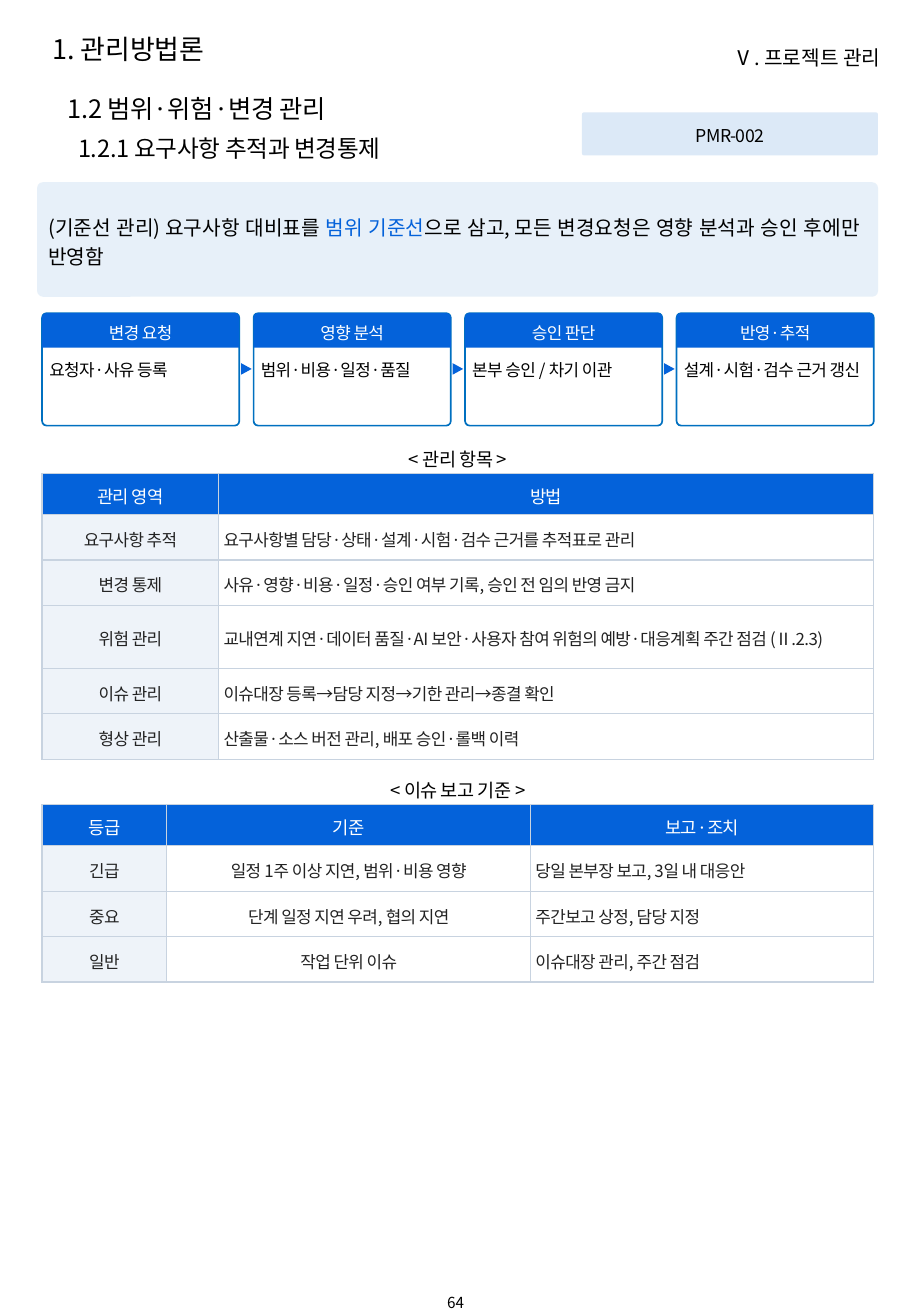
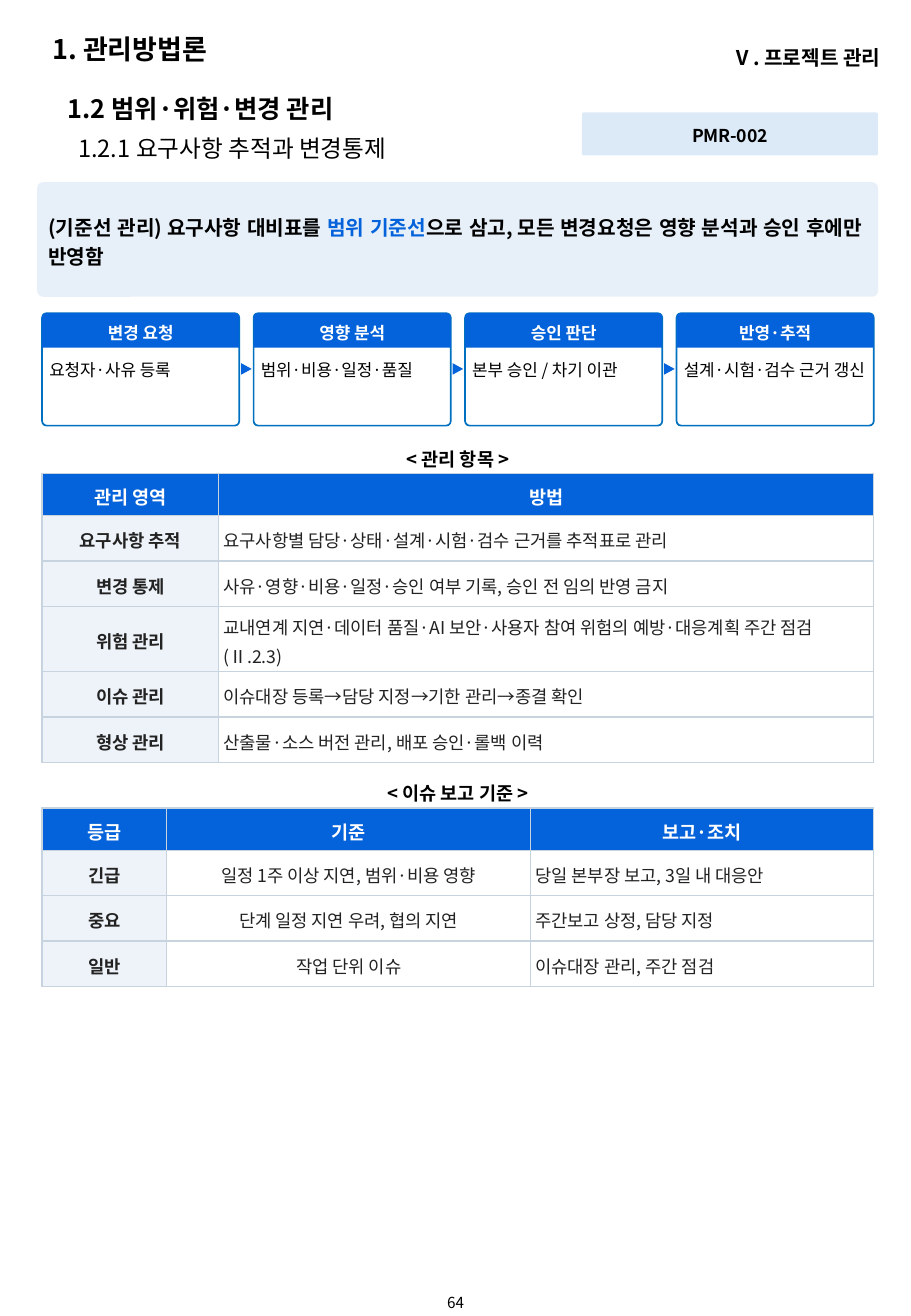
Before and after one commit to hwangsteeve-tech/hbjw, a slide deck: slide 64 of proposals/2026-10_pnu-ai-platform/pnu_proposal.pptx. Drawn at 911x1316 pixels with LibreOffice and Linux fonts; fonts in the diff are those of the drawing; background and template pictures are left out. Boxes give left, top, right and bottom in pixels: in the first picture for what was removed or moved away, otherwise in the second. Text is boxed around its words. In the diff, an @@ line names an element or a change of style, - is before the commit and + after.

```diff
--- a/proposals/2026-10_pnu-ai-platform/pnu_proposal.pptx
+++ b/proposals/2026-10_pnu-ai-platform/pnu_proposal.pptx
@@ text "1.2 범위·위험·변경 관리" at (x1=68, y1=96, x2=334, y2=121): letter spacing -0.2 to 0 pt, bold on @@
@@ text "1.2.1 요구사항 추적과 변경통제" at (x1=78, y1=137, x2=386, y2=159): letter spacing -0.2 to 0 pt @@
@@ bold on in 3 elements at (x1=52, y1=36, x2=207, y2=62), (x1=733, y1=48, x2=880, y2=67), (x1=38, y1=182, x2=878, y2=296) @@
@@ letter spacing -0.3 to 0 pt in 4 elements at (x1=49, y1=362, x2=171, y2=378), (x1=261, y1=362, x2=413, y2=378), (x1=472, y1=362, x2=618, y2=378), (x1=684, y1=362, x2=865, y2=378) @@
@@ table at (x1=43, y1=474, x2=873, y2=763) @@
@@ size 10.5 to 11 pt in "관리 영역", "방법" @@
@@ letter spacing -0.3 to 0 pt, size 10 to 10.5 pt @@
@@ bold on in "관리 영역", "방법", "요구사항 추적", "변경 통제" and 3 more places @@
@@ letter spacing -0.3 to 0 pt, bold on in 7 elements at (x1=582, y1=113, x2=878, y2=155), (x1=43, y1=313, x2=239, y2=347), (x1=254, y1=313, x2=451, y2=347), (x1=465, y1=313, x2=662, y2=347), (x1=677, y1=313, x2=873, y2=347), (x1=421, y1=450, x2=494, y2=468), (x1=402, y1=784, x2=513, y2=802) @@
@@ table at (x1=43, y1=808, x2=875, y2=986) @@
@@ size 10.5 to 11 pt in "등급", "기준", "보고·조치" @@
@@ letter spacing -0.3 to 0 pt @@
@@ bold on in "등급", "기준", "보고·조치", "긴급" and 2 more places @@
@@ size 10 to 10.5 pt in "긴급", "일정 1주 이상 지연, 범위·비용 영향", "당일 본부장 보고, 3일 내 대응안", "중요" and 5 more places @@
@@ table moved from (x1=43, y1=804, x2=875, y2=981) to (x1=43, y1=808, x2=875, y2=986) @@
```
Also in this commit, not shown: 76 other slides changed, 19 other files.
